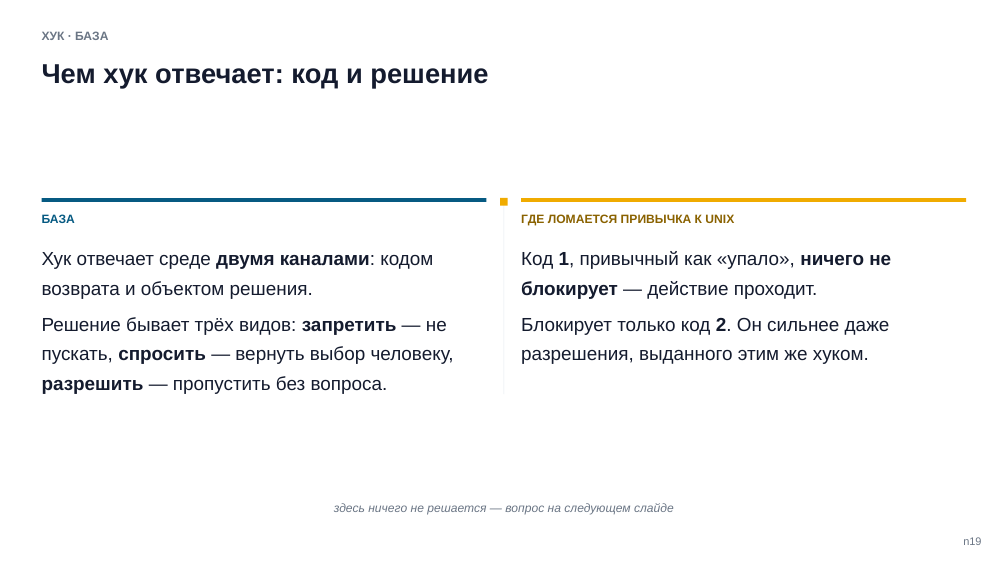
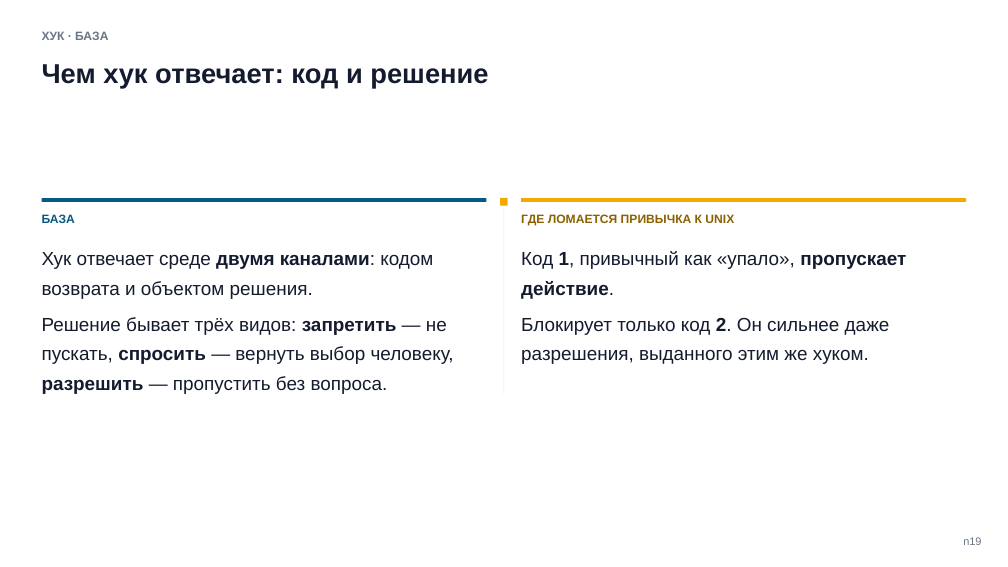
Before and after one commit to tellina-study/AI-usage-lessons, a slide deck: slide 19 of library/seminars/sem-05/rendered/sem-05-n.pptx. Drawn at 1008x567 pixels with LibreOffice and Linux fonts; fonts in the diff are those of the drawing. Boxes give left, top, right and bottom in pixels: in the first picture for what was removed or moved away, otherwise in the second. Text is boxed around its words. In the diff, an @@ line names an element or a change of style, - is before the commit and + after.

```diff
--- a/library/seminars/sem-05/rendered/sem-05-n.pptx
+++ b/library/seminars/sem-05/rendered/sem-05-n.pptx
@@ text at box(521, 251, 906, 299): text changed @@
-Код 1, привычный как «упало», ничего не блокирует — действие проходит.
+Код 1, привычный как «упало», пропускает действие.
@@ text removed at box(334, 503, 674, 514) @@
-здесь ничего не решается — вопрос на следующем слайде
```
Also in this commit, not shown: 25 other slides changed, 2 slides added, 2 slides removed, 28 other files.
